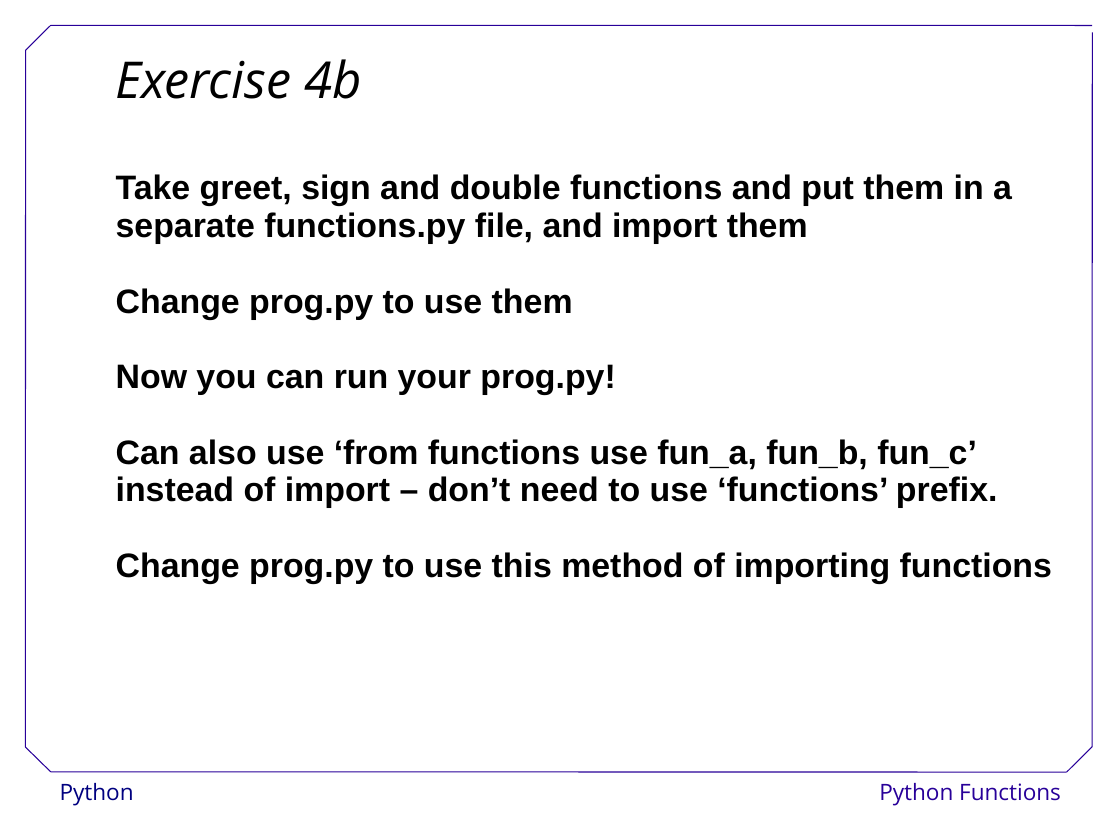
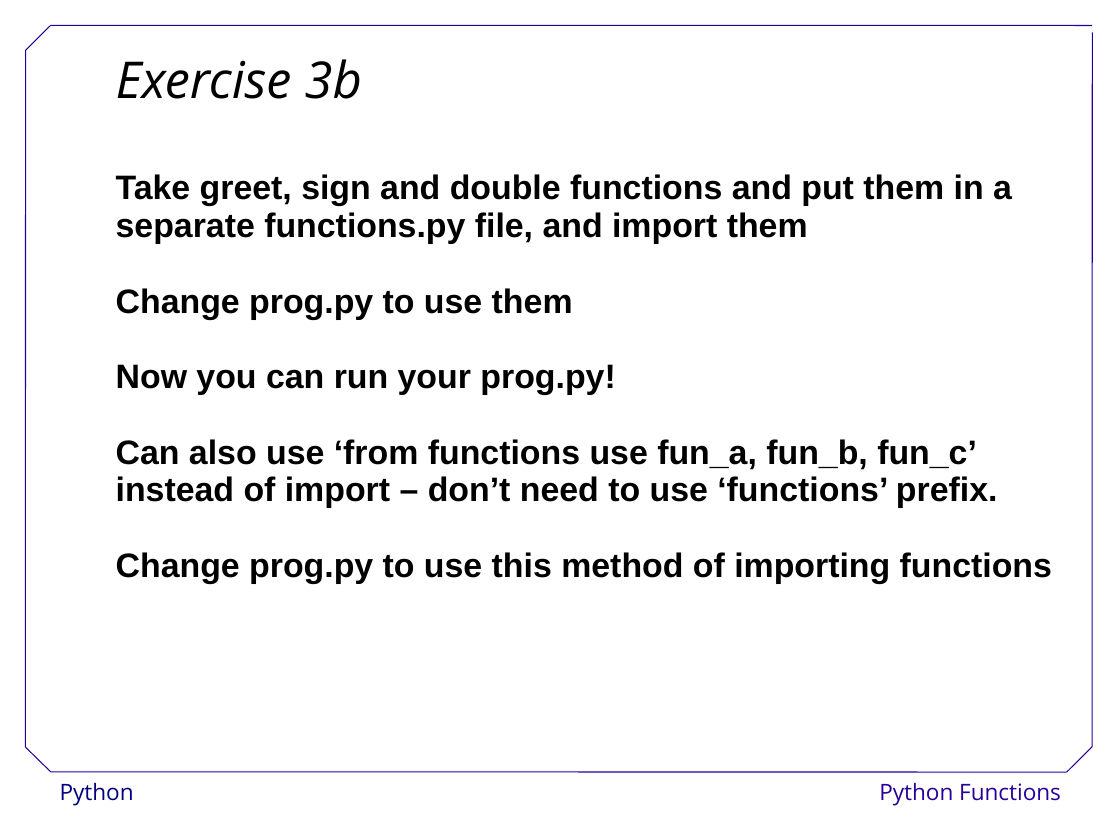
Before and after one commit to swcarpentry/DEPRECATED-boot-camps, a slide deck: slide 14 of PythonFunctions.ppt (slide 15 before the commit). Drawn at 1120x840 pixels with LibreOffice and Linux fonts; fonts in the diff are those of the drawing; background and template pictures are left out. Boxes give left, top, right and bottom in pixels: in the first picture for what was removed or moved away, otherwise in the second. Text is boxed around its words. In the diff, an @@ line names an element or a change of style, - is before the commit and + after.

```diff
--- a/PythonFunctions.ppt
+++ b/PythonFunctions.ppt
@@ text at box(116, 59, 362, 99): text changed @@
-Exercise 4b
+Exercise 3b
```
Also in this commit, not shown: 7 other slides changed, 2 slides removed, 6 other files.
